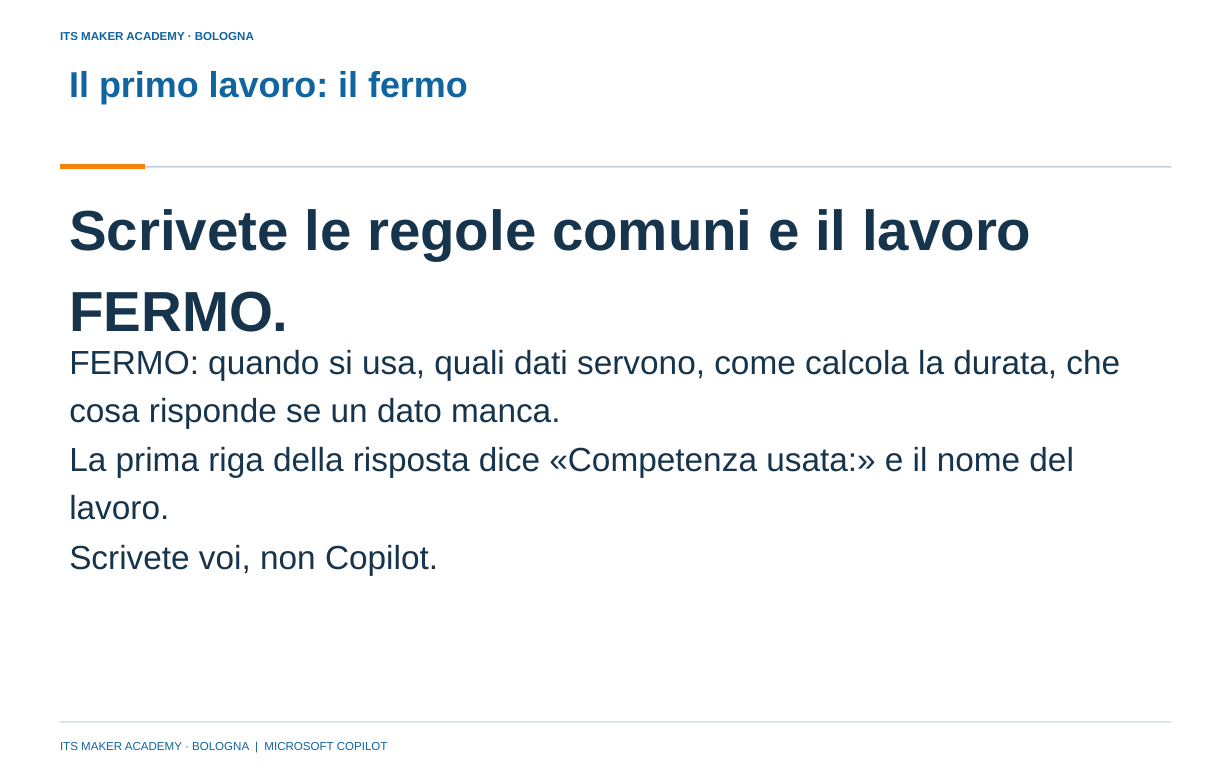
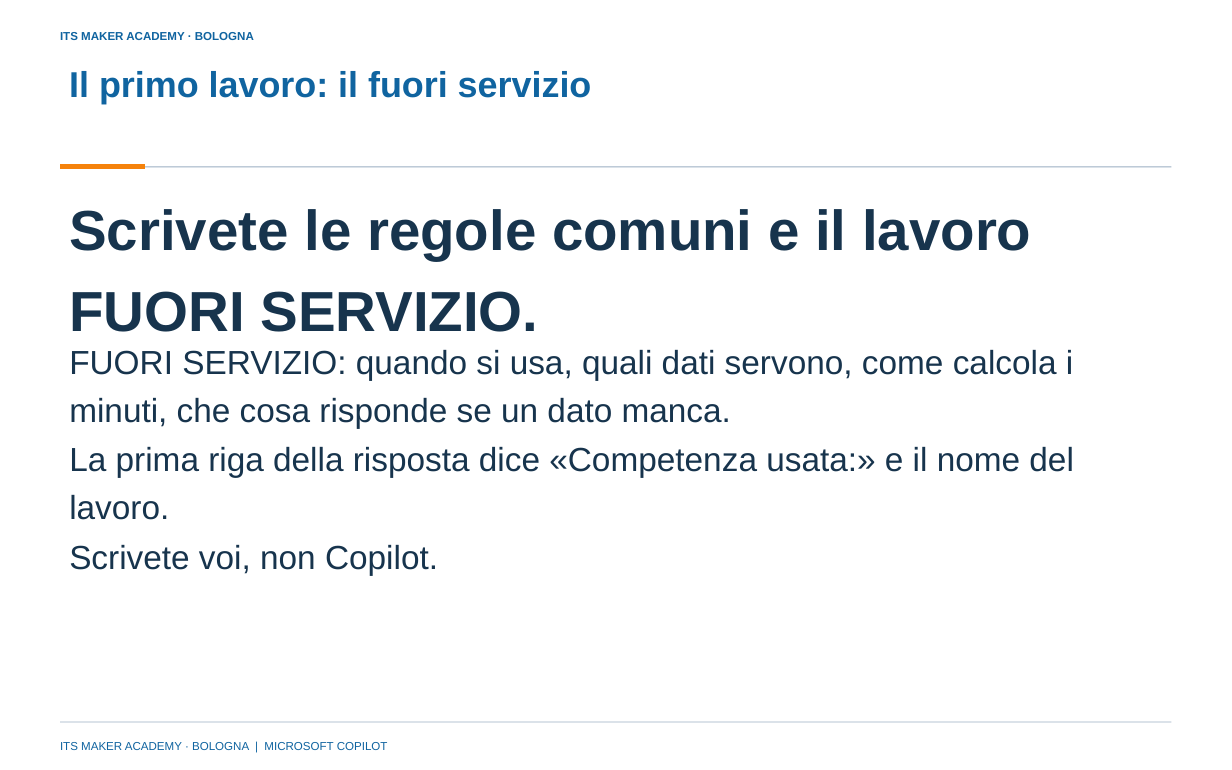
Before and after one commit to franzo9393/ITSCorso_UnslothStudio-Git, a slide deck: slide 16 of lezione 4 - reti neurali e agenti con orchestrazione/Lezione4_Reti_neurali_e_agenti_con_orchestrazione_ITS_MAKER.pptx. Drawn at 1232x770 pixels with LibreOffice and Linux fonts; fonts in the diff are those of the drawing; background and template pictures are left out. Boxes give left, top, right and bottom in pixels: in the first picture for what was removed or moved away, otherwise in the second. Text is boxed around its words. In the diff, an @@ line names an element or a change of style, - is before the commit and + after.

Commit message:
Lezione 4: tolta la pressa P03; caso Ruota Libera (noleggio di biciclette), dimostrazione sulla pizzeria, slide 12-32 e materiali rigenerati

```diff
--- a/lezione 4 - reti neurali e agenti con orchestrazione/Lezione4_Reti_neurali_e_agenti_con_orchestrazione_ITS_MAKER.pptx
+++ b/lezione 4 - reti neurali e agenti con orchestrazione/Lezione4_Reti_neurali_e_agenti_con_orchestrazione_ITS_MAKER.pptx
@@ title at [69, 71, 592, 104]: text changed @@
-Il primo lavoro: il fermo
+Il primo lavoro: il fuori servizio
@@ text at [69, 209, 1031, 332]: text changed @@
-Scrivete le regole comuni e il lavoro FERMO.
+Scrivete le regole comuni e il lavoro FUORI SERVIZIO.
@@ text at [69, 349, 1073, 428]: text changed @@
-FERMO: quando si usa, quali dati servono, come calcola la durata, che cosa risponde se un dato manca.
+FUORI SERVIZIO: quando si usa, quali dati servono, come calcola i minuti, che cosa risponde se un dato manca.
```
Also in this commit, not shown: 11 other slides changed, 34 other files.
